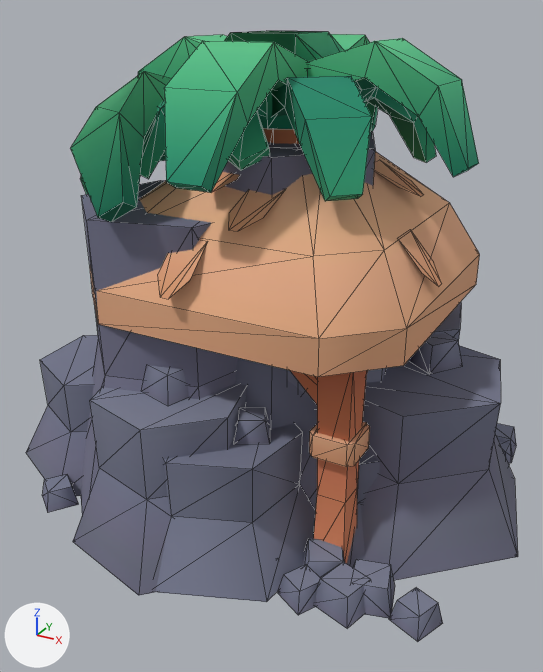
Before and after pictures for a commit that changed the glTF model public/props/kenney-land.glb.
Camera for both pictures: a camera (50 mm lens) standing at (3.07, -5.92, 4.45) and looking at (-0.11, -0.13, 1.56). Arrows for +X, +Y and +Z are at lower left; the lights stay in place. The first picture is the older version. Mesh edges are drawn as thin lines. Where no turn or scale is listed for an object, it has been applied to the vertices.

The first picture shows 'palm-bend', 'palm-detailed-bend', 'palm-detailed-straight', 'rocks-a', 'rocks-b', 'rocks-c', 'structure-roof'.
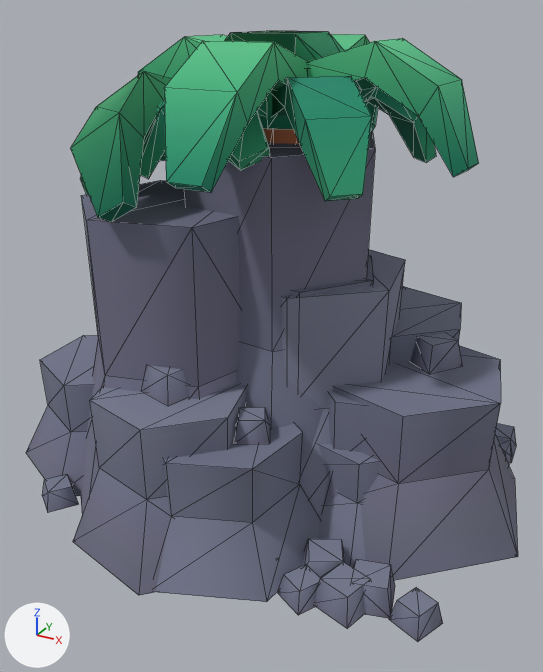
Where the change shows, as pixel boxes [x1, y1, x2, y2] in the pictures (543 x 672 px):
'structure-roof', deleted (brown)
    before: [90, 151, 480, 564]
'rocks-c', unchanged, uncovered by the edit
    before: [303, 303, 510, 578]
    after: [291, 255, 510, 578]

The change, as a diff of the scene's bpy script:
```diff
--- a/public/props/kenney-land.glb.py
+++ b/public/props/kenney-land.glb.py
@@ ob_structure_roof @@
-ob_structure_roof = bpy.data.objects.new('structure-roof', me_structure_roof)
-ob_structure_roof.location = (0.0, 0.0, 1.7)
```
